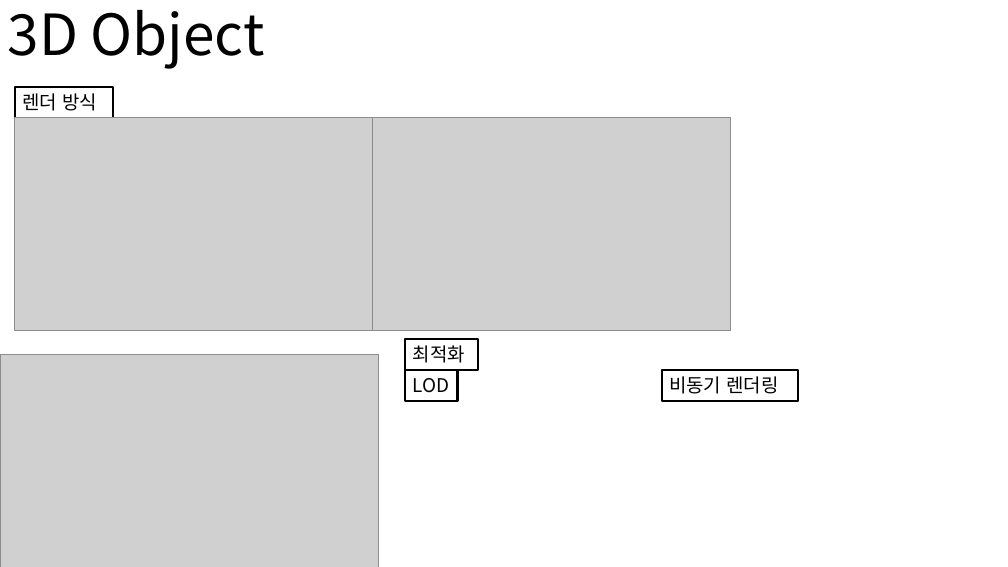
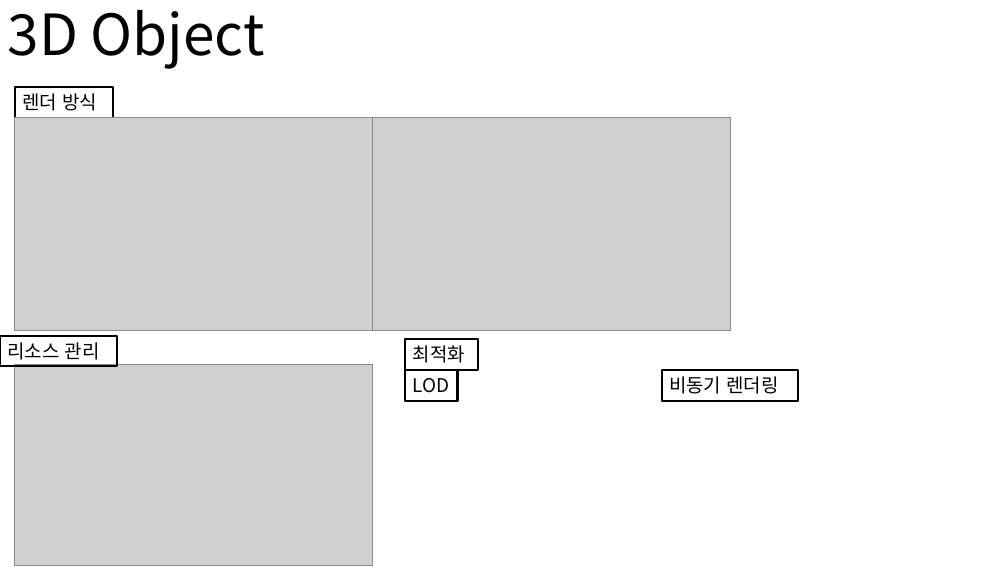
Before and after one commit to nohc2001/PulseCity, a slide deck: slide 4 of Conference/GraphicsStudy/GraphicsHighLevelDesign.pptx. Drawn at 1008x567 pixels with LibreOffice and Linux fonts; fonts in the diff are those of the drawing; grey boxes stand for pictures. Boxes give left, top, right and bottom in pixels: in the first picture for what was removed or moved away, otherwise in the second. Text is boxed around its words. In the diff, an @@ line names an element or a change of style, - is before the commit and + after.

```diff
--- a/Conference/GraphicsStudy/GraphicsHighLevelDesign.pptx
+++ b/Conference/GraphicsStudy/GraphicsHighLevelDesign.pptx
@@ rectangle added at bbox=[0, 336, 117, 366], outline #000000 2 pt, 18 pt, text #000000 @@
+리소스 관리
@@ picture: place and size @@
-picture at bbox=[0, 355, 378, 567]
+picture at bbox=[15, 364, 373, 566]
```
Also in this commit, not shown: 5 other slides changed, 8 slides added, 4 slides removed, 14 other files.
